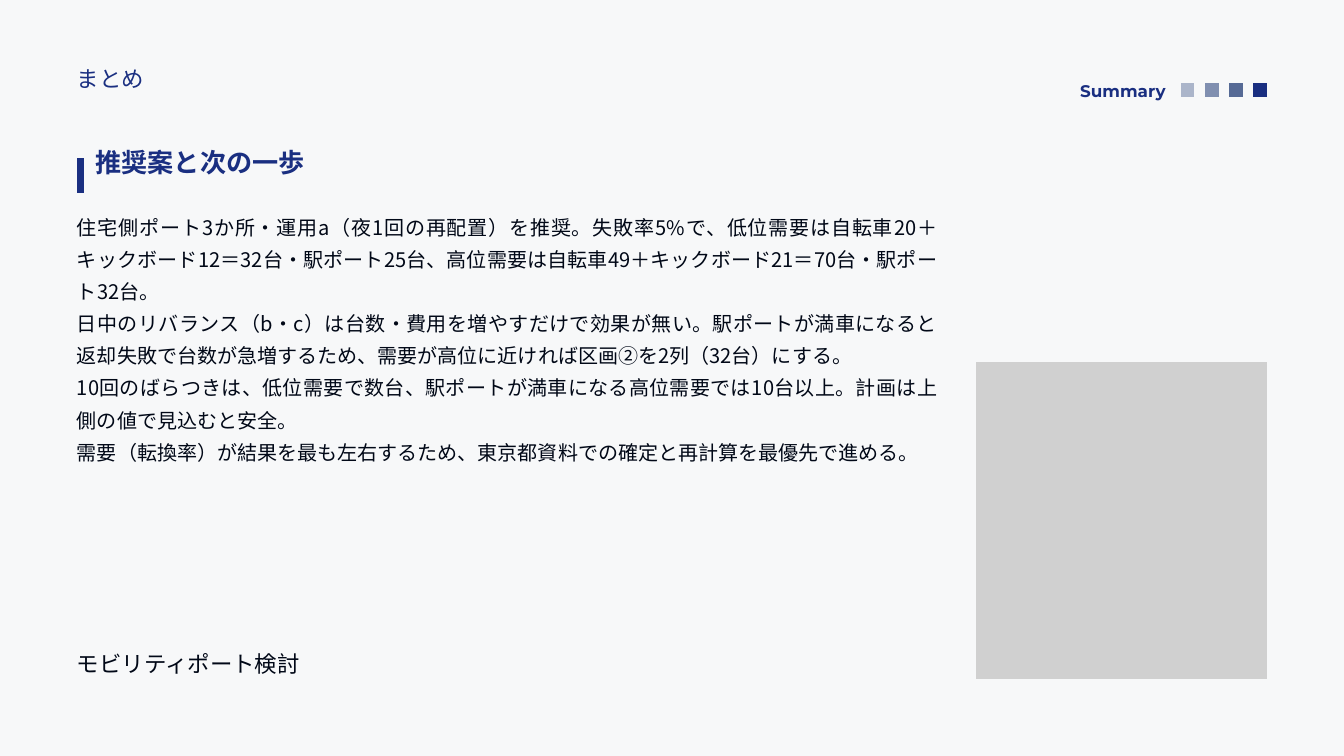
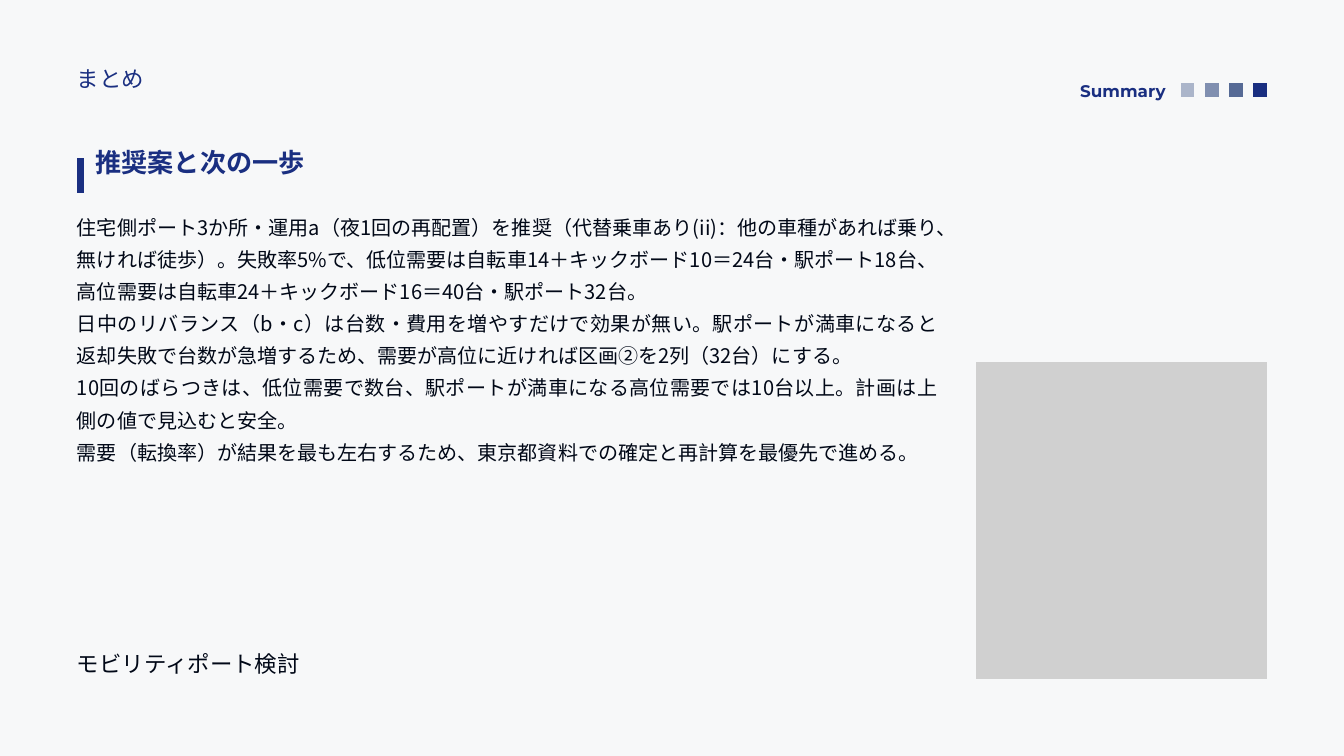
Before and after one commit to saigaeno-cmd/mikuri_sim, a slide deck: slide 20 of data/output/study/報告_モビリティシェア検討.pptx. Drawn at 1344x756 pixels with LibreOffice and Linux fonts; fonts in the diff are those of the drawing; grey boxes stand for pictures. Boxes give left, top, right and bottom in pixels: in the first picture for what was removed or moved away, otherwise in the second. Text is boxed around its words. In the diff, an @@ line names an element or a change of style, - is before the commit and + after.

```diff
--- a/data/output/study/報告_モビリティシェア検討.pptx
+++ b/data/output/study/報告_モビリティシェア検討.pptx
@@ text at bbox=[77, 218, 957, 301]: text changed @@
-住宅側ポート3か所・運用a（夜1回の再配置）を推奨。失敗率5%で、低位需要は自転車20＋キックボード12＝32台・駅ポート25台、高位需要は自転車49＋キックボード21＝70台・駅ポート32台。
+住宅側ポート3か所・運用a（夜1回の再配置）を推奨（代替乗車あり(ii)：他の車種があれば乗り、無ければ徒歩）。失敗率5%で、低位需要は自転車14＋キックボード10＝24台・駅ポート18台、高位需要は自転車24＋キックボード16＝40台・駅ポート32台。
```
Also in this commit, not shown: 15 other slides changed, 6 other files.
